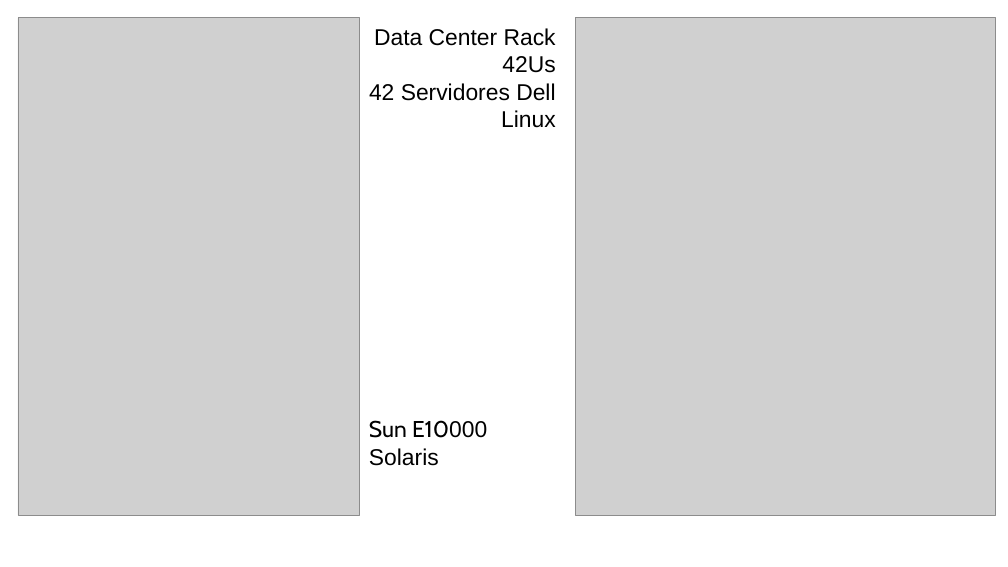
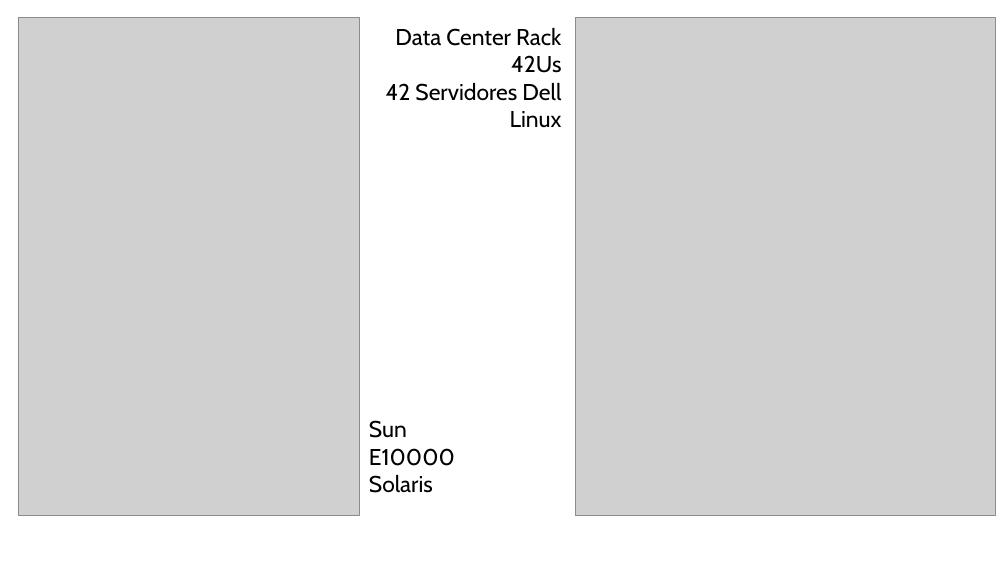
Before and after one commit to danielscarvalho/Insper-Data-Science-Deploy, a slide deck: slide 4 of img/img-aux.odp (slide 3 before the commit). Drawn at 1008x567 pixels with LibreOffice and Linux fonts; fonts in the diff are those of the drawing; grey boxes stand for pictures. Boxes give left, top, right and bottom in pixels: in the first picture for what was removed or moved away, otherwise in the second. Text is boxed around its words. In the diff, an @@ line names an element or a change of style, - is before the commit and + after.

```diff
--- a/img/img-aux.odp
+++ b/img/img-aux.odp
@@ text "Data Center Rack" at [386, 28, 562, 128]: font Arial to Cabin @@
@@ text "Sun E10000" at [369, 420, 455, 493]: font Arial to Cabin in "E10000", "Solaris" @@
```
Also in this commit, not shown: 1 other slide changed, 2 slides added, 1 other file.
